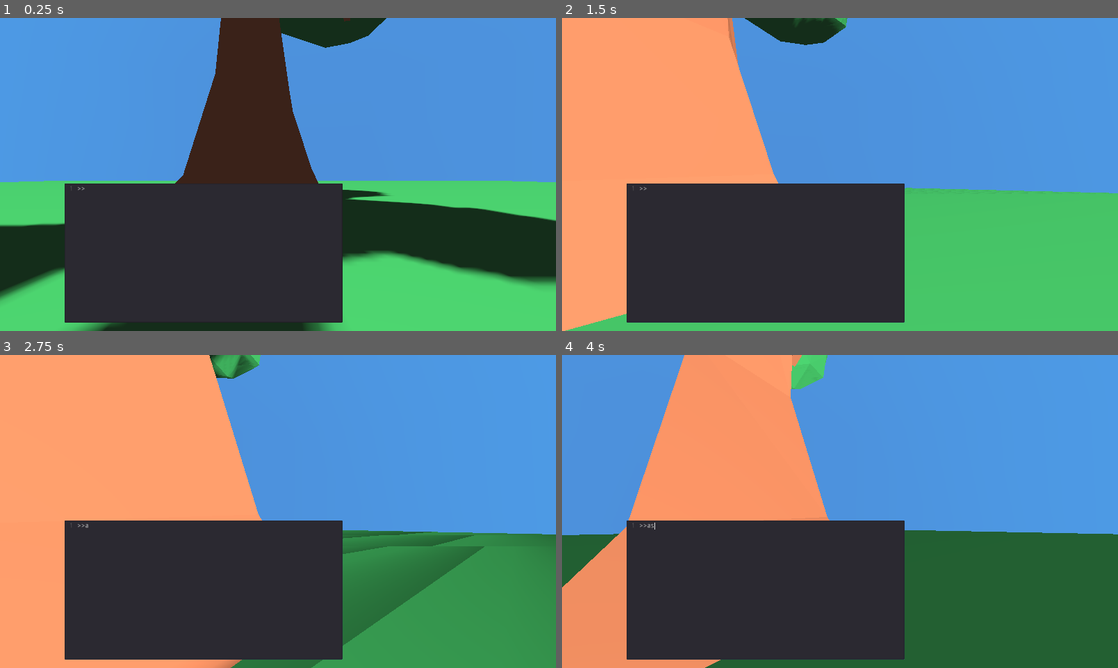
Above: before the commit, frames 1-4 (two rows, left to right).
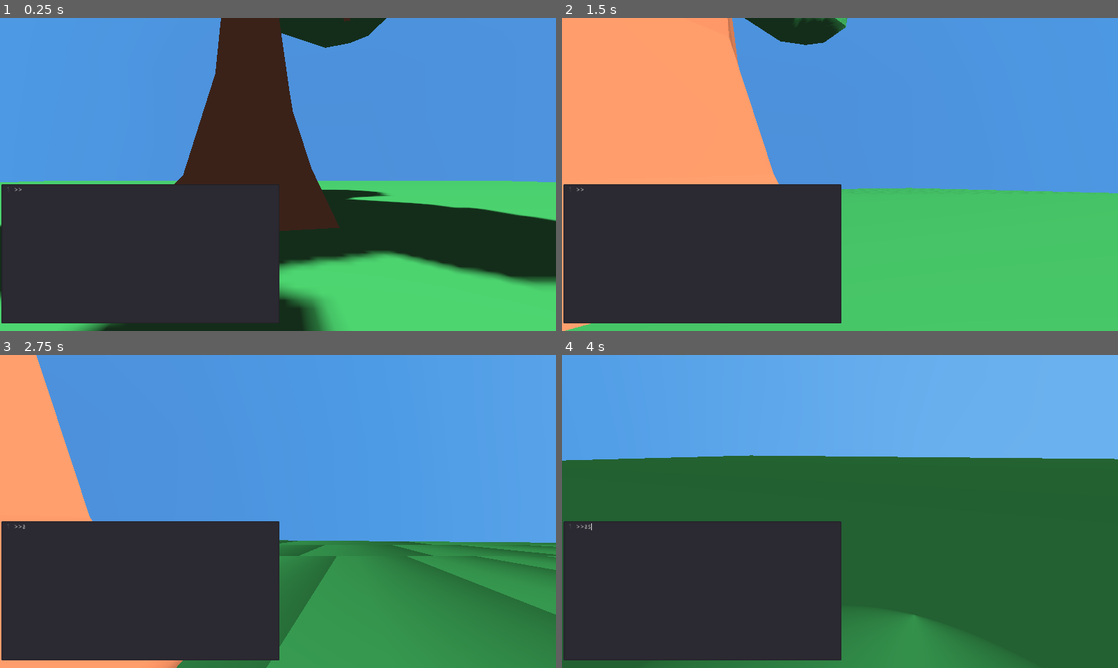
Above: after the commit, the same moments.

Repository: RudyFisher7/Terminal
Game: Godot game, scene res://Main.tscn
Same seed, same stepped clock (60 frames per second), same inputs: the game is played once before the commit and once after it.
Inputs (mouse positions are in pixels of both pictures, inside the frame that each line leads up to):
- Up to frame 1 (0.25 s): no input
- Up to frame 2 (1.5 s): move the mouse to (812, 237) at 0.52 s; hold W (move_forward) 0.53-1.25 s; click (812, 237) at 0.67 s; drag from (1006, 221) to (812, 237) at 1.27 s
- Up to frame 3 (2.75 s): move the mouse to (111, 464) at 2.02 s; hold A (move_left) from 2.03 s (still down)
- Up to frame 4 (4 s): release A (move_left) at 2.75 s; drag from (867, 511) to (673, 464) at 2.77 s; move the mouse to (756, 433) at 3.52 s; hold S (move_backward) from 3.53 s (still down)

The runs differ from the first frame. In frame 1, 5.4% of the frame differs, in the area x 0-62%, y 52-98%; in frame 2, 10%; in frame 3, 32%; in frame 4, 58%, in the area x 0-100%, y 0-100%.

Commit message:
Refactored how cmds work again, using an actual Cmd class as originally attempted. Seems to have shrank the validation code substantially somehow. Implemented a DateTime class. Sun Cmds seem to be working. Wrote a substantial amount of documentation comments throughout code.

Diff:
--- a/Cmd.gd
+++ b/Cmd.gd
@@ -7,32 +7,79 @@
 
 class_name Cmd
 
+enum ArgType {
+	NONE,
+	FLOAT,
+	INT,
+	STRING,
+}
+
+enum Error {
+	CMD_VALID,
+	INVALID_CMD,
+	ARGS_WRONG_TYPE,
+	ARGS_WRONG_TYPE_OR_OUT_OF_RANGE,
+	INVALID_ARG,
+	ARGS_OUT_OF_RANGE,
+	WRONG_NUMBER_OF_ARGS,
+	NO_CMD_ENTERED,
+}
 
 const name_index : int = 0
-const property_index : int = 1
-const arg_start_index : int = 2
 
 var name : String
-var property : String
-var args : Array
+var subcmd : Cmd
+var num_args : Array
+var arg_type : int
 
-func _init(in_name : String, in_property : String = "",
-		   in_args : Array = []) -> void:
+func _init(in_name : String, in_subcmd : Cmd = null,
+		   in_num_args : = [0],
+		   in_arg_type : int = ArgType.NONE) -> void:
 	name = in_name
-	property = in_property
-	args = in_args
+	subcmd = in_subcmd
+	num_args = in_num_args
+	arg_type = in_arg_type
 
 
-func validate(cmd : Array) -> String:
-	var error_msg : String = ""
+# Validates the given PoolStringArray that contains the parsed cmd
+# information. Also recursively validates the subcmd contained within.
+# Returns an error code (as an int) depending on the result of the
+# validation:
+#	- if the cmd's name didn't match self.name, return Error.INVALID_CMD
+#	- if the cmd contains the wrong number of args,
+#	  return Error.WRONG_NUMBER_OF_ARGS
+#	- if the cmd's args' types were incorrect, return Error.ARGS_WRONG_TYPE
+#	- otherwise, return Error.CMD_VALID
+func validate(pool_cmd : PoolStringArray) -> int:
+	var cmd : = Array(pool_cmd)
 	if !name == cmd[name_index]:
-		error_msg = "No command found of that name."
-	elif !property == cmd[property_index]:
-		error_msg = cmd[name_index] + " has no property named "
-		error_msg += cmd[property_index]
-	elif !args.size() == (cmd.size() - arg_start_index):
-		error_msg = "Wrong number of args entered."
+		return Error.INVALID_CMD
+
+	if subcmd != null:
+		return subcmd.validate(cmd.slice(name_index + 1, cmd.size()))
 	else:
-		for i in range(arg_start_index, cmd.size()):
-			pass # TODO: validation logic here - check type casting
-	return error_msg
+		var first_arg_index : int = name_index + 1
+		if !(cmd.size() - first_arg_index) in num_args:
+			return Error.WRONG_NUMBER_OF_ARGS
+
+		for i in range(first_arg_index, cmd.size()):
+			if !_validate_arg_type(cmd[i]):
+				return Error.ARGS_WRONG_TYPE
+	return Error.CMD_VALID
+
+
+# Returns true if the given arg can be converted to a valid
+# specific type. The type that is considered valid is determined
+# by self.arg_type.
+func _validate_arg_type(arg : String) -> bool:
+	match arg_type:
+		ArgType.NONE:
+			return true
+		ArgType.FLOAT:
+			return arg.is_valid_float()
+		ArgType.INT:
+			return arg.is_valid_integer()
+		ArgType.STRING:
+			return true
+		_:
+			return true
--- a/CommandLibrary.gd
+++ b/CommandLibrary.gd
@@ -2,164 +2,64 @@
 
 # TODO
 #####################################################################
-# Encapsulates a "database" of all commands in the game and their
-# validation.
+# Encapsulates a "database" in cache of all commands in the game.
 #####################################################################
 
-enum {
-	LS,
-	PS,
-	PKILL,
-	CD,
-	HI,
-	QUIT,
-	MV,
-	SKY,
-	SUN,
-}
 
-enum CmdErrors {
-	CMD_VALID,
-	INVALID_CMD,
-	ARGS_WRONG_TYPE,
-	ARGS_WRONG_TYPE_OR_OUT_OF_RANGE,
-	INVALID_ARG,
-	ARGS_OUT_OF_RANGE,
-	WRONG_NUMBER_OF_ARGS,
-	NO_CMD_ENTERED,
-}
-
-var cmd_keys : Dictionary = {
-	"ls":LS,
-	"ps":PS,
-	"pkill":PKILL,
-	"cd":CD,
-	"hi":HI,
-	"quit":QUIT,
-	"mv":MV,
-	"sky":SKY,
-	"sun":SUN,
-}
-
-var _cmds : Dictionary = {
-	LS:funcref(self, "_validate_ls"), # List all game objects, maybe arg "-p" could be list all
-		  # people
-	PS:funcref(self, "_validate_ps"), # Lists all the running machines in the world
-	PKILL:funcref(self, "_validate_ps"), # Kills all running machines in the world
-			 # (options: <name of machine>)
-	CD:funcref(self, "_validate_ps"),
-	HI:funcref(self, "_validate_hi"),
-	QUIT:funcref(self, "_validate_quit"),
-	MV:funcref(self, "_validate_ps"),
-	SKY:funcref(self, "_validate_sky"),
-	SUN:funcref(self, "_validate_sun"),
-}
-
-# Validates commands.
-# The structure of the validator is:
-# key = cmd key enum,
-# value = {<subcommand>, <length of whole command, including the key>}
-# E.g. ">>sun speed 22.0" has a subcommand "speed" and a length of 3,
-# so it would be valid in this case
-var cmd_validator : Dictionary = {
-	LS:[], # List all game objects, maybe arg "-p" could be list all
-		  # people
-	PS:[], # Lists all the running machines in the world
-	PKILL:[], # Kills all running machines in the world
-			 # (options: <name of machine>)
-	CD:[],
-	HI:[],
-	QUIT:[],
-	MV:[],
-	SKY:[],
-	SUN:{"speed":3,"position":4,"brightness":3,}
+var _sun_cmds : Dictionary = {
+	"speed":Cmd.new("sun", Cmd.new("speed", null, [1], Cmd.ArgType.FLOAT)),
+	"position":Cmd.new("sun", Cmd.new("position", null, [2], Cmd.ArgType.FLOAT)),
+	"brightness":Cmd.new("sun", Cmd.new("brightness", null, [1], Cmd.ArgType.FLOAT)),
 }
 
 
+var _cmds : Dictionary = {
+	"ls":Cmd.new("ls"),
+	"ps":Cmd.new("ps"),
+	"pkill":Cmd.new("pkill"),
+	"cd":Cmd.new("cd"),
+	"hi":Cmd.new("hi"),
+	"quit":Cmd.new("quit", null, [0, 1], Cmd.ArgType.FLOAT),
+	"mv":Cmd.new("mv"),
+	"sky":Cmd.new("sky"),
+	"sun":_sun_cmds,
+}
+
+
+func get_all_cmd_names() -> Array:
+	var cmd_keys = _cmds.keys()
+	cmd_keys.append_array(_sun_cmds.keys())
+	return cmd_keys
+
+
 func get_cmds() -> Array:
-	return cmd_keys.keys()
+	return _cmds.keys()
+
+
+func get_all_subcmds() -> Array:
+	var cmd_keys = _sun_cmds.keys()
+	#cmd_keys.append_array(<other subcmd dictionary>.keys())
+	return cmd_keys
 
 
 func validate(parsed_cmd : PoolStringArray) -> int:
-	var cmd_error : int = CmdErrors.CMD_VALID
-	if parsed_cmd.size() > 0:
-		if parsed_cmd[0] in cmd_keys.keys():
-			var key : int = cmd_keys[parsed_cmd[0]]
-			var validator_dict : Dictionary = cmd_validator[key]
-			if parsed_cmd[1] in validator_dict.keys():
-				if parsed_cmd.size() != validator_dict[parsed_cmd[1]]:
-						cmd_error = CmdErrors.WRONG_NUMBER_OF_ARGS
-			else:
-				cmd_error = CmdErrors.INVALID_CMD
+	var cmd_error : int = Cmd.Error.CMD_VALID
+
+	if parsed_cmd.empty():
+		cmd_error = Cmd.Error.NO_CMD_ENTERED
+	elif parsed_cmd[0] in _cmds.keys():
+		var cmd = _cmds[parsed_cmd[0]]
+
+		if cmd is Dictionary:
+			if parsed_cmd.size() > 1:
+				if parsed_cmd[1] in cmd.keys():
+					cmd = cmd[parsed_cmd[1]]
+
+		if cmd is Cmd:
+			cmd_error = cmd.validate(parsed_cmd)
 		else:
-			cmd_error = CmdErrors.INVALID_CMD
+			cmd_error = Cmd.Error.INVALID_CMD
 	else:
-		cmd_error = CmdErrors.NO_CMD_ENTERED
+		cmd_error = Cmd.Error.INVALID_CMD
+
 	return cmd_error
-
-
-func _validate_ls(parsed_cmd : PoolStringArray) -> int:
-	return 0
-
-
-func _validate_ps(parsed_cmd : PoolStringArray) -> int:
-	return 0
-
-
-func _validate_hi(parsed_cmd : PoolStringArray) -> int:
-	var result : int = 0
-	if !parsed_cmd.size() == 1:
-		result = CmdErrors.WRONG_NUMBER_OF_ARGS
-	return result
-
-
-# TODO: clean up, debug, finish implementing
-func _validate_sun(parsed_cmd : PoolStringArray) -> int:
-	var result : int = 0
-	if !parsed_cmd.size() == 3:
-		result = CmdErrors.WRONG_NUMBER_OF_ARGS
-	return result
-
-
-# TODO: clean up, debug, finish implementing
-func _validate_sky(parsed_cmd : PoolStringArray) -> int:
-	var result : int = 0
-	var arg_2_i: int = 2
-	var arg_3_i: int = 3
-	var cmd_size : int = 4
-	var max_lat_long : float = 180
-	var zero : String = "0"
-	var second_args : Array = [
-		"sun"
-	]
-
-	if !parsed_cmd.size() == cmd_size:
-		result = CmdErrors.WRONG_NUMBER_OF_ARGS
-	elif !parsed_cmd[1] in second_args:
-		result = CmdErrors.INVALID_ARG
-	else:
-		var still_valid : bool = true
-		var i : int = arg_2_i
-		while still_valid && i < parsed_cmd.size():
-			var arg_float : float = float(parsed_cmd[i])
-			var is_above_min : bool = arg_float >= -max_lat_long
-			var is_below_max : bool = arg_float <= max_lat_long
-			if arg_float == 0:
-				if parsed_cmd[i] != zero:
-					still_valid = false
-					result = CmdErrors.ARGS_WRONG_TYPE
-			elif !is_above_min || !is_below_max:
-				still_valid = false
-				result = CmdErrors.ARGS_OUT_OF_RANGE
-	return result
-
-
-func _validate_quit(parsed_cmd : PoolStringArray) -> int:
-	var result : int = 0
-	var max_cmd_size : int = 2
-	if !parsed_cmd.size() in [1, max_cmd_size]:
-		result = CmdErrors.WRONG_NUMBER_OF_ARGS
-	elif parsed_cmd.size() == max_cmd_size:
-		if !float(parsed_cmd[1]) > 0:
-			result = CmdErrors.ARGS_WRONG_TYPE_OR_OUT_OF_RANGE
-	return result
--- /dev/null
+++ b/DateTime.gd
@@ -0,0 +1,139 @@
+extends Reference
+
+
+
+#####################################################################
+# Encapsulates and represents a date and time
+#####################################################################
+
+
+class_name DateTime
+
+
+const SUN_ANGLE_AT_MIDNIGHT : int = 180
+const MINUTES_PER_DEGREE : float = 4.0
+const MINUTES_PER_HOUR : float = 60.0
+const HOURS_PER_DAY : float = 24.0
+const NOON_AND_MIDNIGHT : float = 12.0
+const FIRST_HOUR_OF_DAY : int = 6
+const DAYS_PER_MONTH : int = 24
+const MONTHS_PER_YEAR : int = 8
+
+
+var _time_of_day_hrs : float
+var _year : int
+var _month: int
+var _day_of_month : int
+var _new_day_just_began : bool = false
+
+
+func _init(in_time_of_day_hrs : float = 0.0,
+		   in_year : int = 2000, in_month : int = 1,
+		   in_day_of_month : int = 1) -> void:
+	_time_of_day_hrs = in_time_of_day_hrs
+	_year = in_year
+	_month = in_month
+	_day_of_month = in_day_of_month
+
+
+func time_of_day_hours() -> float:
+	return _time_of_day_hrs
+
+
+func year() -> int:
+	return _year
+
+
+func month() -> int:
+	return _month
+
+
+func day_of_month() -> int:
+	return _day_of_month
+
+
+func set_time_of_day_hours(value : float) -> void:
+	_time_of_day_hrs = value
+
+
+# Copies the properties/fields of other onto self (this object), essentially,
+# making self.equals(other) true. Does NOT change other.
+func copy_other(other : DateTime) -> void:
+	_time_of_day_hrs = other.time_of_day_hours()
+	_year = other.year()
+	_month = other.month()
+	_day_of_month = other.day_of_month()
+
+
+# Sets the current time of day based on the rotation of the sun about
+# its x axis. This doesn't rely on any previous calculations for the time
+# portion of this object. Also increments the calendar year accordingly.
+func set_time_of_day(sun_rotation_degrees : Vector3) -> void:
+	var minutes : int
+	var is_am : bool = false
+	if sun_rotation_degrees.x >= 0.0: # PM
+		minutes = int(sun_rotation_degrees.x * MINUTES_PER_DEGREE)
+		_new_day_just_began = false
+	else: # AM
+		var dif : int = SUN_ANGLE_AT_MIDNIGHT + int(sun_rotation_degrees.x)
+		minutes = int(dif * MINUTES_PER_DEGREE)
+		is_am = true
+	_time_of_day_hrs = minutes / MINUTES_PER_HOUR
+
+	if _time_of_day_hrs < 1.0:
+		_time_of_day_hrs += NOON_AND_MIDNIGHT
+
+	if !_new_day_just_began:
+		if is_am && (int(time_of_day_hours()) == FIRST_HOUR_OF_DAY):
+			_increment_day()
+
+func to_string() -> String:
+	var me : String = ""
+	var tod_hrs_int : = int(_time_of_day_hrs)
+	var minutes_in_current_hour : int = (_time_of_day_hrs - tod_hrs_int) * MINUTES_PER_HOUR
+	me += String(tod_hrs_int) + ":"
+	me += String(minutes_in_current_hour)
+	me += " -- " + String(_day_of_month) + " " + String(_month) + ", " + String(_year)
+	return me
+
+
+# TODO:
+func get_sun_rotation_degrees_x_from_time_of_day(hours : int, minutes : int) -> float:
+	var sun_rotation_degrees_x : float = 0.0
+
+#	var minutes : int
+#	var is_am : bool = false
+#	if sun_rotation_degrees.x >= 0.0: # PM
+#		minutes = int(sun_rotation_degrees.x * MINUTES_PER_DEGREE)
+#		_new_day_just_began = false
+#	else: # AM
+#		var dif : int = SUN_ANGLE_AT_MIDNIGHT + int(sun_rotation_degrees.x)
+#		minutes = int(dif * MINUTES_PER_DEGREE)
+#		is_am = true
+#	_time_of_day_hrs = minutes / MINUTES_PER_HOUR
+#
+#	var minutes_in_current_hour : int = (_time_of_day_hrs - int(_time_of_day_hrs)) * MINUTES_PER_HOUR
+#
+#	if _time_of_day_hrs < 1.0:
+#		_time_of_day_hrs += NOON_AND_MIDNIGHT
+
+	return sun_rotation_degrees_x
+
+
+func equals(other : DateTime) -> bool:
+	return (abs(time_of_day_hours() - other.time_of_day_hours()) < 0.00001) && (year() == other.year()) && (day_of_month() == other.day_of_month())
+
+
+# Increments the calendar day of this object.
+func _increment_day() -> void:
+	_day_of_month += 1
+
+	if _day_of_month > DAYS_PER_MONTH:
+		_day_of_month = 1
+		_month += 1
+
+		if _month > MONTHS_PER_YEAR:
+			_month = 1
+			_year += 1
+
+	_new_day_just_began = true
--- a/Main.tscn
+++ b/Main.tscn
@@ -15,8 +15,10 @@
 [node name="Main" type="Spatial"]
 
 [node name="Terminal" parent="." instance=ExtResource( 1 )]
-margin_left = 128.0
-margin_right = 128.0
+margin_left = 3.0
+margin_top = 2.0
+margin_right = 3.0
+margin_bottom = 2.0
 
 [node name="Camera" type="Camera" parent="."]
 transform = Transform( -4.33641e-08, -0.125801, 0.992056, -5.49892e-09, 0.992056, 0.125801, -1, -8.88178e-16, -4.37114e-08, 357.047, 45.6696, 0 )
--- a/Sun.gd
+++ b/Sun.gd
@@ -6,6 +6,9 @@
 # Defines functionality of the world's sun
 #####################################################################
 
+
+export var path_to_pivot : NodePath
+export var path_to_light : NodePath
 
 
 const MINUTES_PER_HOUR : float = 60.0
@@ -16,9 +19,11 @@
 
 
 var angular_speed_deg : float = 32.0
-var time_of_day : float
+var previous_time_of_day : = DateTime.new()
+var time_of_day : = DateTime.new()
 
-onready var pivot : Position3D = $Pivot
+onready var pivot : Position3D = get_node(path_to_pivot)
+onready var light : DirectionalLight = get_node(path_to_light)
 onready var pivot_previous_rotation_deg : = pivot.rotation_degrees
 
 
@@ -30,20 +35,11 @@
 
 func _process(delta) -> void:
 	pivot.rotate_x(deg2rad(angular_speed_deg) * delta)
-	_set_time_of_day()
+	time_of_day.set_time_of_day(pivot.rotation_degrees)
 
-
-func _set_time_of_day() -> void:
-	var minutes : int
-	if pivot.rotation_degrees.x >= 0.0:
-		minutes = int(pivot.rotation_degrees.x * MINUTES_PER_DEGREE)
-	else:
-		var dif : int = SUN_ANGLE_AT_MIDNIGHT + int(pivot.rotation_degrees.x)
-		minutes = int(dif * MINUTES_PER_DEGREE)
-	time_of_day = minutes / MINUTES_PER_HOUR
-
-	if time_of_day < 1.0:
-		time_of_day += NOON_AND_MIDNIGHT
+	if !previous_time_of_day.equals(time_of_day):
+		previous_time_of_day.copy_other(time_of_day)
+		print(time_of_day.to_string())
 
 
 func _on_WorldManager_sun_changed(cmd) -> void:
@@ -51,7 +47,9 @@
 		"speed":
 			_set_speed(float(cmd[2]))
 		"position":
-			_set_sun_position(cmd[2], cmd[3])
+			_set_sun_position(float(cmd[2]), float(cmd[3]))
+		"brightness":
+			_set_sun_brightness(float(cmd[2]))
 
 
 func _set_speed(speed : float) -> void:
@@ -59,4 +57,14 @@
 
 
 func _set_sun_position(latitude : float, longitude : float) -> void:
-	pass
+	pivot.rotation_degrees = Vector3(longitude, pivot.rotation_degrees.y, latitude)
+
+
+func _set_sun_brightness(brightness : float) -> void:
+	light.light_energy = brightness
+
+
+# TODO:
+func _set_time_of_day(hours : int, minutes : int) -> void:
+	#TODO: time of day set time from hours and minutes
+	var deg_x : float = time_of_day.get_sun_rotation_degrees_x_from_time_of_day(hours, minutes)
--- a/Sun.tscn
+++ b/Sun.tscn
@@ -6,6 +6,8 @@
 
 [node name="Sun" type="Position3D"]
 script = ExtResource( 3 )
+path_to_pivot = NodePath("Pivot")
+path_to_light = NodePath("Pivot/Position3D/DirectionalLight")
 
 [node name="Pivot" type="Position3D" parent="."]
 
--- a/Terminal.gd
+++ b/Terminal.gd
@@ -16,11 +16,12 @@
 const prompt : String = ">>"
 
 
-var cmd_lib : = CommandLibrary
+var cmd_lib : Node = CommandLibrary
 var cmd : String = ""
 var parsed_cmd : PoolStringArray = []
 var cmd_delimiter : String = " "
 var cmd_execute : String = "\n"
+
 
 onready var terminal : TextEdit = get_node(path_to_terminal)
 
@@ -31,29 +32,42 @@
 	terminal.text += prompt
 
 
+# Connects the signals this terminal Node emits to the necessary
+# Nodes that need to receive them.
 func _connect_cmd_signal_to_world_manager() -> void:
 	var sig : String = "cmd_executed"
 	var method : String = "_on_Terminal_cmd_executed"
 	var err = connect(sig, WorldManager, method)
 
 
+# Adds all the names of the cmds and subcmds into
+# this terminal's TextEdit Node's keywords for syntax
+# highlighting.
 func _add_cmds_to_keywords() -> void:
 	for cmd in cmd_lib.get_cmds():
-		terminal.add_keyword_color(cmd, Color.royalblue);
+		terminal.add_keyword_color(cmd, Color.royalblue)
+	for cmd in cmd_lib.get_all_subcmds():
+		terminal.add_keyword_color(cmd, Color.tan)
 
 
+# Parses the cmd that was just imputed by the user.
+# Essentially, splits the entered String into a
+# PoolStringArray.
 func _parse_cmd_and_args() -> void:
 	parsed_cmd = cmd.split(cmd_delimiter, false)
-
-	for string in parsed_cmd:
-		print(string)
+	print(parsed_cmd)
 
 
+# Executes the entered cmd if valid, printing a error message
+# or success message to the terminal. If this terminal doesn't
+# execute the cmd directly, it emits the necessary signal that
+# correlates with the cmd.name, so the receiver can carry on the
+# execution.
 func _execute_cmd() -> void:
 	_parse_cmd_and_args()
 	var err_msg : int = cmd_lib.validate(parsed_cmd)
-	if err_msg == cmd_lib.CmdErrors.CMD_VALID:
-		print(parsed_cmd[0] + " is a cmd!")
+	if err_msg == Cmd.Error.CMD_VALID:
+		terminal.text += Cmd.Error.keys()[err_msg] + "\n"
 		match parsed_cmd[0]:
 			"hi":
 				terminal.text += "Hello! ^_^ I'm so happy!\n"
@@ -69,7 +83,7 @@
 			_:
 				emit_signal("cmd_executed", parsed_cmd)
 	else:
-		terminal.text += cmd_lib.CmdErrors.keys()[err_msg] + "\n"
+		terminal.text += Cmd.Error.keys()[err_msg] + "\n"
 
 	terminal.text += prompt
 	cmd = ""
--- a/project.godot
+++ b/project.godot
@@ -13,9 +13,15 @@
 "class": "Cmd",
 "language": "GDScript",
 "path": "res://Cmd.gd"
+}, {
+"base": "Reference",
+"class": "DateTime",
+"language": "GDScript",
+"path": "res://DateTime.gd"
 } ]
 _global_script_class_icons={
-"Cmd": ""
+"Cmd": "",
+"DateTime": ""
 }
 
 [application]
